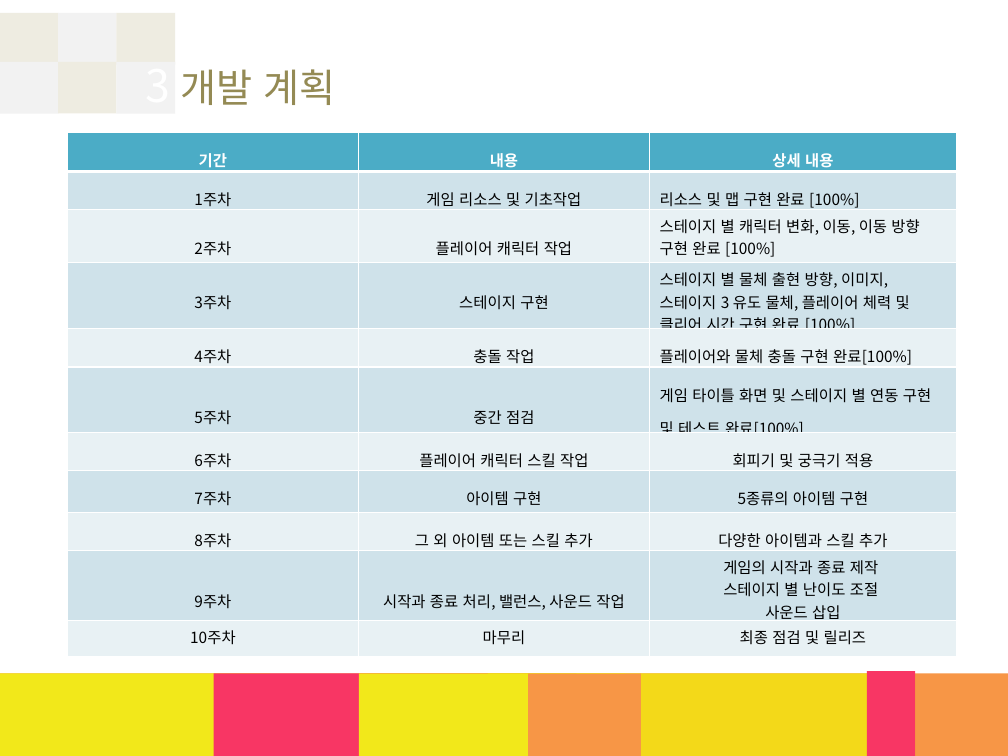
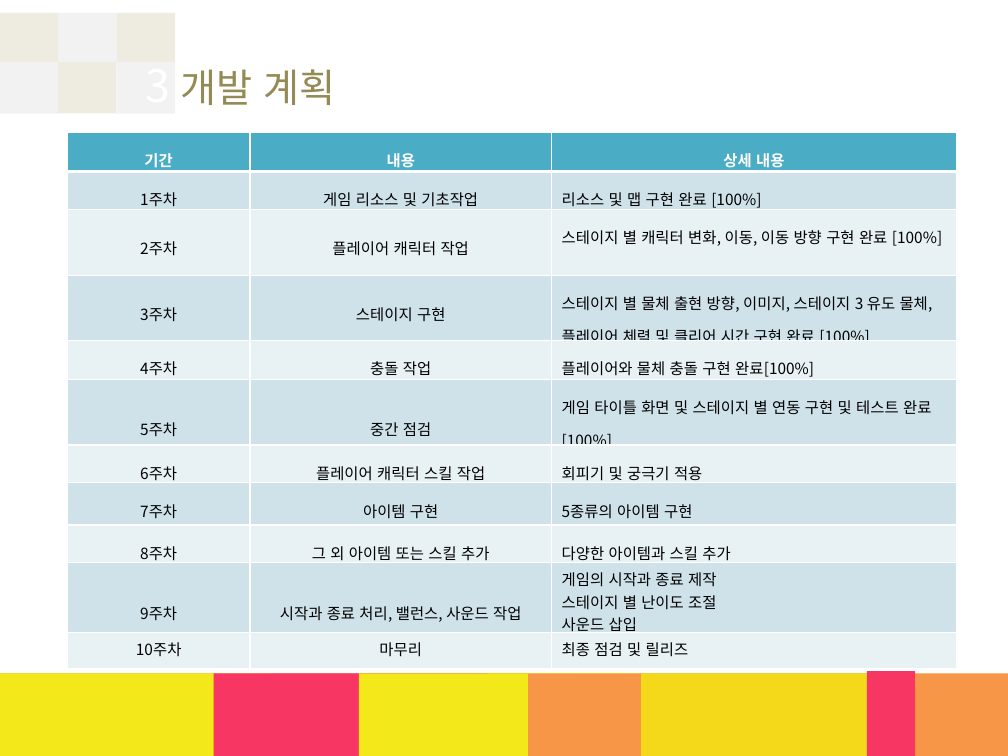
Before and after one commit to YongHyunKwon/2DGP, a slide deck: slide 5 of 2016_2dgp_2011180052_#2.pptx. Drawn at 1008x756 pixels with LibreOffice and Linux fonts; fonts in the diff are those of the drawing. Boxes give left, top, right and bottom in pixels: in the first picture for what was removed or moved away, otherwise in the second. Text is boxed around its words. In the diff, an @@ line names an element or a change of style, - is before the commit and + after.

```diff
--- a/2016_2dgp_2011180052_#2.pptx
+++ b/2016_2dgp_2011180052_#2.pptx
@@ table at <box>68,132,957,661</box> @@
@@ line spacing 1 to 1.5 @@
@@ alignment centre to left @@
```
Also in this commit, not shown: 1 other slide changed.
